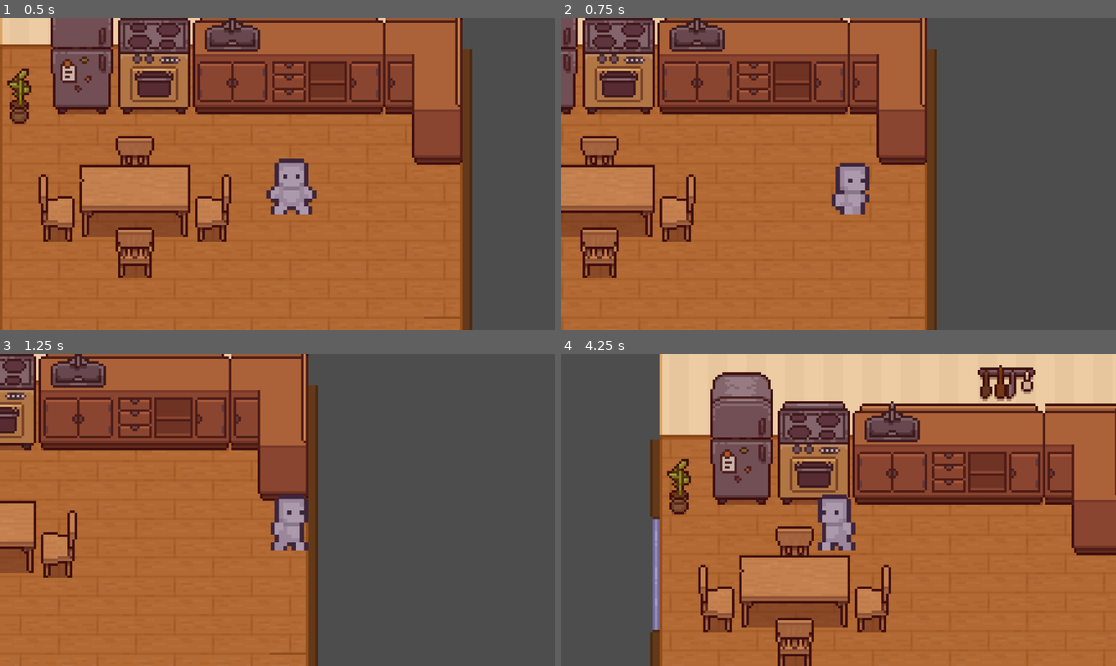
Above: before the commit, frames 1-4 (two rows, left to right).
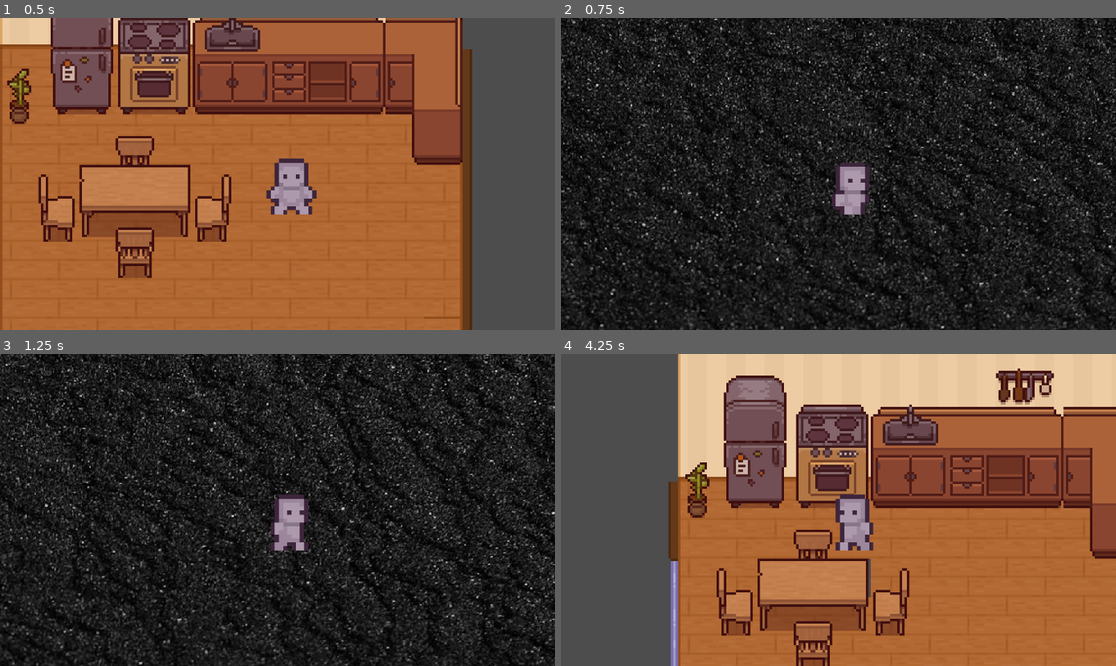
Above: after the commit, the same moments.

Repository: dddddakari/purgency
Game: Godot game, scene res://background/kitchen01.tscn
Two runs of this game, one before a commit and one after it. Both use one fixed random seed, a clock stepped at 60 frames per second and the inputs below. This scene is started directly instead of the project's main scene.
Inputs:
- Up to frame 1 (0.5 s): no input
- Up to frame 2 (0.75 s): hold Right (ui_right) from 0.53 s (still down); tap E (ui_interact) at 0.6 s
- Up to frame 3 (1.25 s): keep holding Right (ui_right)
- Up to frame 4 (4.25 s): release Right (ui_right) at 1.28 s; hold Down (ui_down) 1.28-2.03 s; tap E (ui_interact) every 0.75 s from 1.35 to 3.6 s; hold Right (ui_right) 2.03-2.78 s; hold Up (ui_up) 2.78-3.53 s; hold Left (ui_left) from 3.53 s (still down)

Frame 1 is identical in both runs. In frame 2, 96% of the frame differs, in the area x 0-100%, y 0-100%; in frame 3, 95%; in frame 4, 30%.

Commit message:
Change Scene + Door Collision

Diff:
--- a/purgency-/background/kitchen01.tscn
+++ b/purgency-/background/kitchen01.tscn
@@ -8,6 +8,7 @@
 [ext_resource type="Texture2D" uid="uid://dbnln7t4kg4nj" path="res://background/TopDownHouse_FurnitureState2.png" id="5_ir46g"]
 [ext_resource type="Texture2D" uid="uid://d1440o7a1fnwt" path="res://background/TopDownHouse_SmallItems.png" id="6_86o3m"]
 [ext_resource type="PackedScene" uid="uid://dqm0mk3hhq2c0" path="res://entities/player/player.tscn" id="7_f7jwb"]
+[ext_resource type="Script" uid="uid://dd1h5xck64yn5" path="res://background/outside/area_2d.gd" id="9_d0mku"]
 
 [sub_resource type="TileSetAtlasSource" id="TileSetAtlasSource_oo3te"]
 texture = ExtResource("1_pkqpq")
@@ -1690,6 +1691,13 @@
 a = Vector2(-23, 0)
 b = Vector2(42, 0)
 
+[sub_resource type="SegmentShape2D" id="SegmentShape2D_6iqww"]
+a = Vector2(3, 119)
+b = Vector2(58, 119)
+
+[sub_resource type="CircleShape2D" id="CircleShape2D_mal84"]
+radius = 21.095
+
 [node name="Kitchen01" type="Node2D"]
 
 [node name="Layers" type="Node2D" parent="."]
@@ -1787,3 +1795,20 @@
 [node name="wall-door-right" type="CollisionShape2D" parent="StaticBody2D"]
 position = Vector2(70, 115)
 shape = SubResource("SegmentShape2D_aw786")
+
+[node name="door" type="CollisionShape2D" parent="StaticBody2D"]
+position = Vector2(1, 1)
+scale = Vector2(1.05669, 0.958715)
+shape = SubResource("SegmentShape2D_6iqww")
+disabled = true
+
+[node name="Area2D" type="Area2D" parent="."]
+position = Vector2(115, 209)
+script = ExtResource("9_d0mku")
+
+[node name="CollisionShape2D" type="CollisionShape2D" parent="Area2D"]
+position = Vector2(12, 1)
+shape = SubResource("CircleShape2D_mal84")
+
+[connection signal="body_entered" from="Area2D" to="Area2D" method="_on_body_entered"]
+[connection signal="body_exited" from="Area2D" to="Area2D" method="_on_body_exited"]
--- /dev/null
+++ b/purgency-/background/outside/area_2d.gd
@@ -0,0 +1,14 @@
+extends Area2D
+
+var entered = false
+
+func _on_body_entered(_body: PhysicsBody2D):
+	entered = true
+
+func _on_body_exited(_body):
+		entered = false
+
+func _process(_delta):
+	if entered == true:
+		if Input.is_action_just_pressed("ui_interact"):
+			get_tree().change_scene_to_file("res://background/outside/black_scene.tscn")
--- a/purgency-/background/black_scene.tscn
+++ b/purgency-/background/outside/black_scene.tscn
@@ -1,8 +1,8 @@
 [gd_scene load_steps=5 format=3 uid="uid://c65r7n7ogk5at"]
 
-[ext_resource type="Texture2D" path="res://background/outside/back.jpg" id="1_tvbw6"]
-[ext_resource type="PackedScene" uid="uid://dqm0mk3hhq2c0" path="res://entities/player/player.tscn" id="2_3fl4l"]
-[ext_resource type="Script" uid="uid://d102vt75qbi5o" path="res://area_2d.gd" id="3_5lhwi"]
+[ext_resource type="PackedScene" uid="uid://dqm0mk3hhq2c0" path="res://entities/player/player.tscn" id="1_ocfx7"]
+[ext_resource type="Script" uid="uid://d102vt75qbi5o" path="res://area_2d.gd" id="2_md4wr"]
+[ext_resource type="Texture2D" uid="uid://dw1ef1amy10cr" path="res://background/outside/black.jpg" id="3_ephxb"]
 
 [sub_resource type="CircleShape2D" id="CircleShape2D_yr563"]
 radius = 304.795
@@ -10,12 +10,12 @@
 [node name="black scene" type="Node2D"]
 position = Vector2(1629, 801)
 
-[node name="Back" type="Sprite2D" parent="."]
-position = Vector2(-1045, -456.5)
-scale = Vector2(1.184, 0.673)
-texture = ExtResource("1_tvbw6")
+[node name="Black" type="Sprite2D" parent="."]
+position = Vector2(-1062, -419)
+scale = Vector2(0.38, 0.38)
+texture = ExtResource("3_ephxb")
 
-[node name="Player" parent="." instance=ExtResource("2_3fl4l")]
+[node name="Player" parent="." instance=ExtResource("1_ocfx7")]
 position = Vector2(-1037, -602)
 
 [node name="Camera2D" type="Camera2D" parent="Player"]
--- a/purgency-/scripts/player.gd
+++ b/purgency-/scripts/player.gd
@@ -66,3 +66,8 @@
 			anim.play("walking")
 		elif movement == 0:
 			anim.play("default")
+
+
+
+func _on_area_2d_body_entered(body: Node2D) -> void:
+	pass # Replace with function body.
Not shown: 1 places in purgency-/background/kitchen01.tscn that only renumber resources
Not shown, added: purgency-/background/outside/area_2d.gd.uid
Binary file added: purgency-/background/outside/black.jpg
Not shown, added: purgency-/background/outside/black.jpg.import
Not shown: 1 places in purgency-/background/outside/black_scene.tscn that only renumber resources
